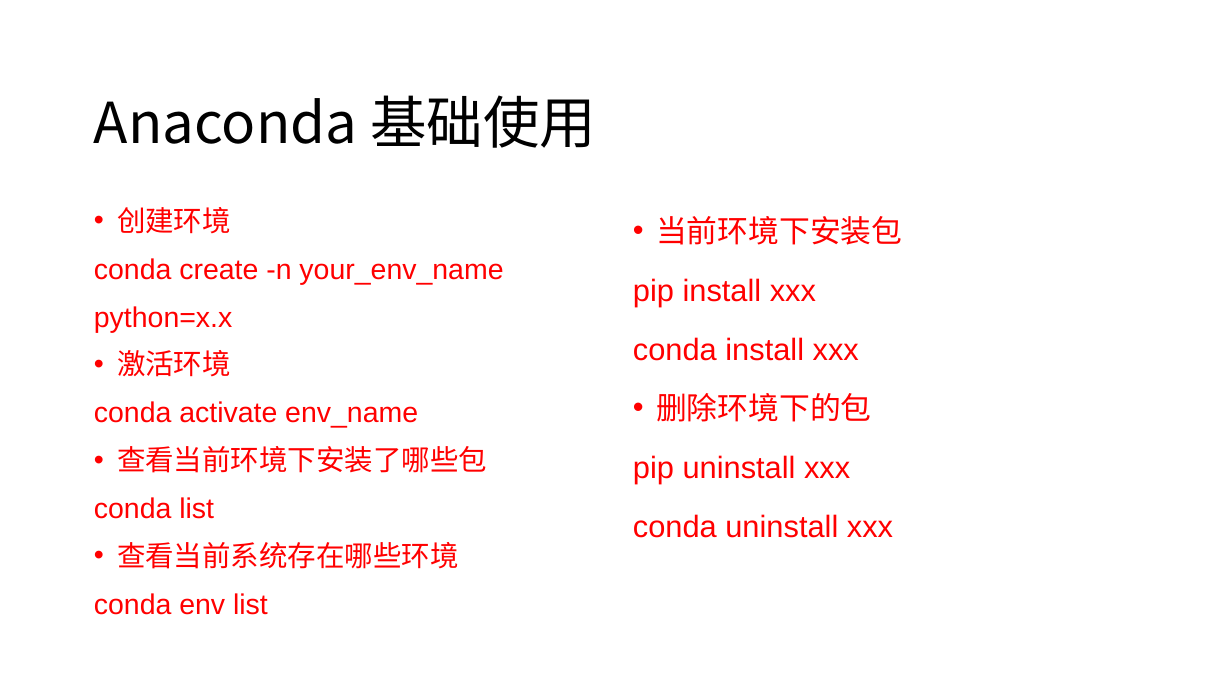
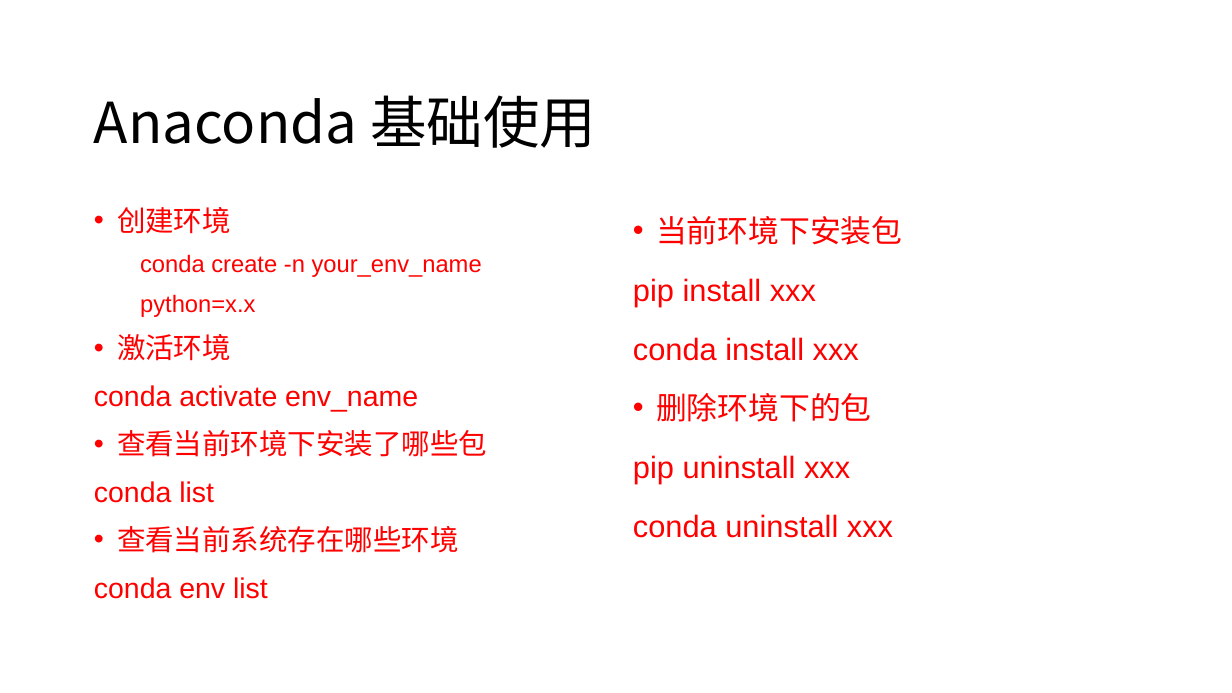
Before and after one commit to FourierAI/image-processing-resources, a slide deck: slide 12 of Lecture/Python入门/Python图像处理简化.pptx. Drawn at 1232x693 pixels with LibreOffice and Linux fonts; fonts in the diff are those of the drawing. Boxes give left, top, right and bottom in pixels: in the first picture for what was removed or moved away, otherwise in the second. Text is boxed around its words. In the diff, an @@ line names an element or a change of style, - is before the commit and + after.

```diff
--- a/Lecture/Python入门/Python图像处理简化.pptx
+++ b/Lecture/Python入门/Python图像处理简化.pptx
@@ text at box(140, 254, 482, 317): size 22.2 to 18.5 pt in "conda create -n your_env_name python=x.x"; list level 1 to 2 in "conda create -n your_env_name python=x.x" @@
```
Also in this commit, not shown: 37 other files.
